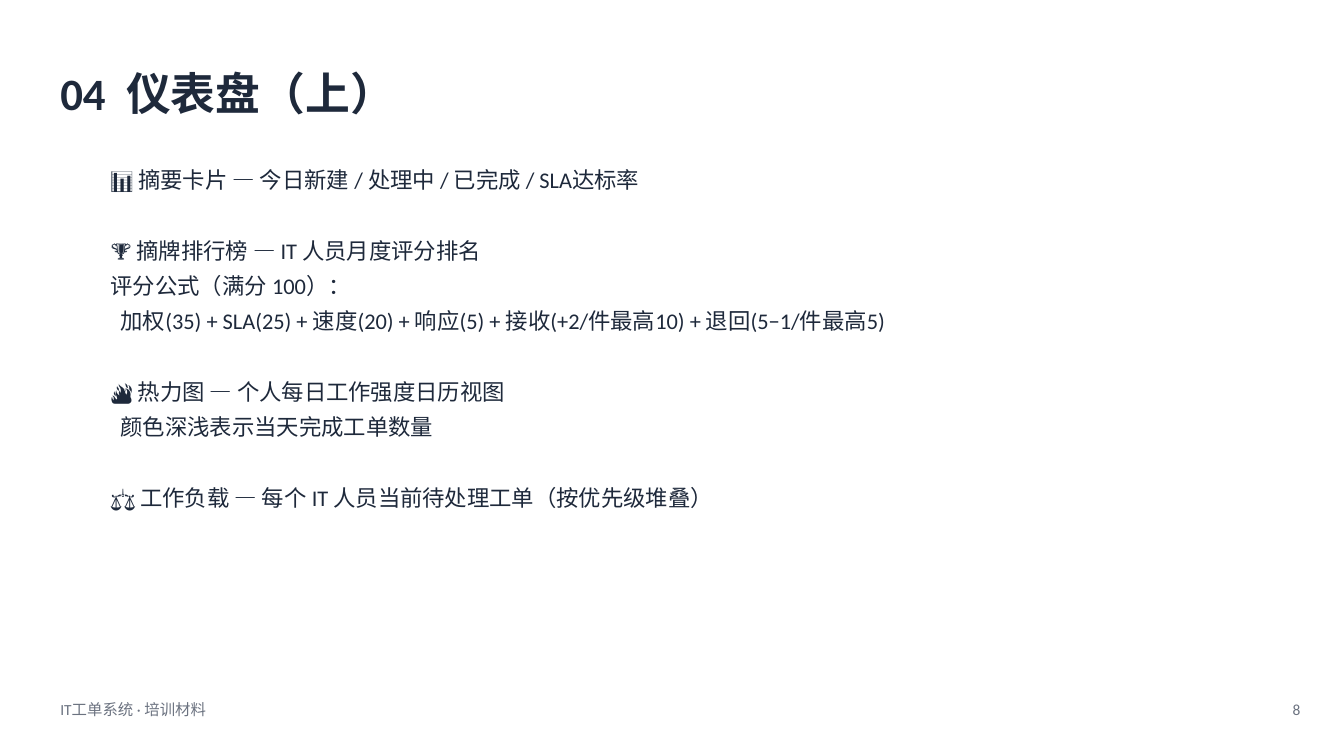
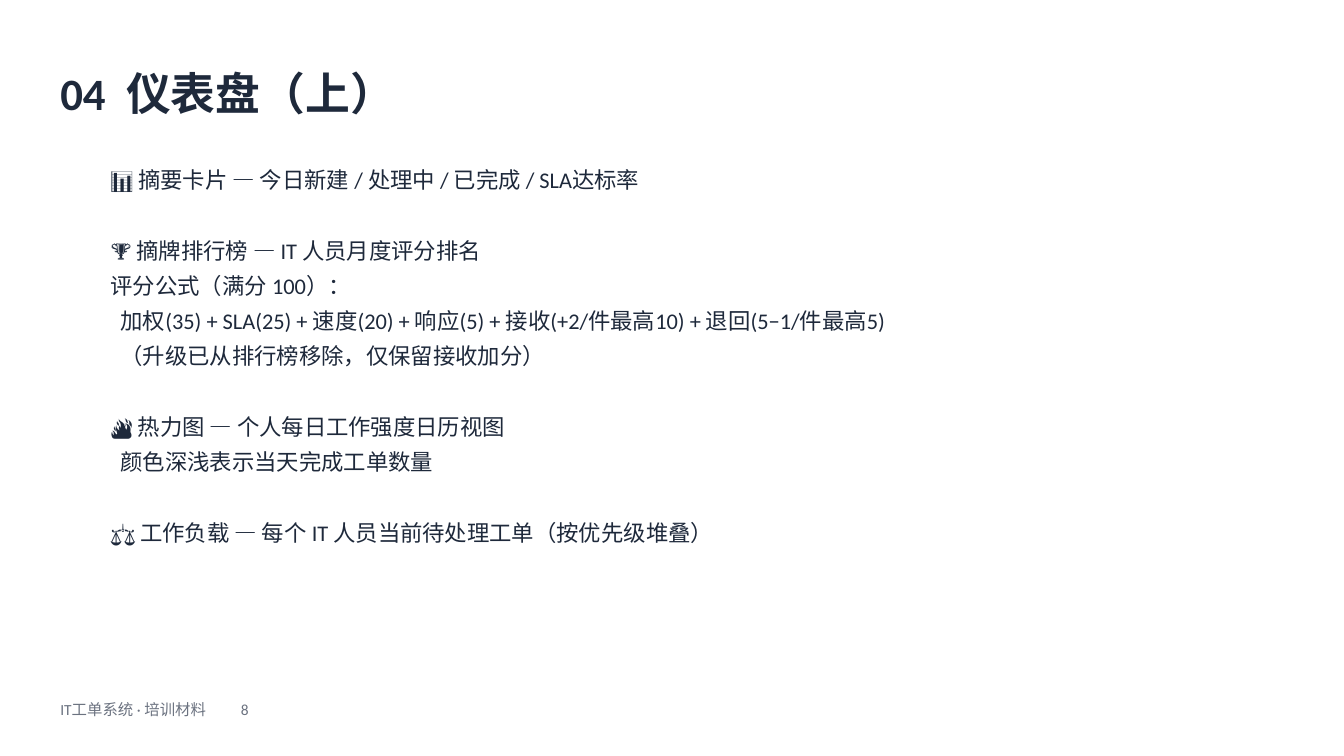
Before and after one commit to vspoptang/it-ticketing, a slide deck: slide 8 of docs/IT工单系统-培训材料.pptx. Drawn at 1344x756 pixels with LibreOffice and Linux fonts; fonts in the diff are those of the drawing. Boxes give left, top, right and bottom in pixels: in the first picture for what was removed or moved away, otherwise in the second. Text is boxed around its words. In the diff, an @@ line names an element or a change of style, - is before the commit and + after.

Commit message:
docs: 修正排行榜公式为正向退回分，移除升级发出描述

```diff
--- a/docs/IT工单系统-培训材料.pptx
+++ b/docs/IT工单系统-培训材料.pptx
@@ text at (x1=121, y1=345, x2=545, y2=366): paragraph added @@
+（升级已从排行榜移除，仅保留接收加分）
@@ text at (x1=60, y1=702, x2=249, y2=716): text changed @@
-IT工单系统 · 培训材料
+IT工单系统 · 培训材料 8
@@ text removed at (x1=1293, y1=704, x2=1301, y2=715) @@
-8
```
Also in this commit, not shown: 14 other slides changed, 2 other files.
